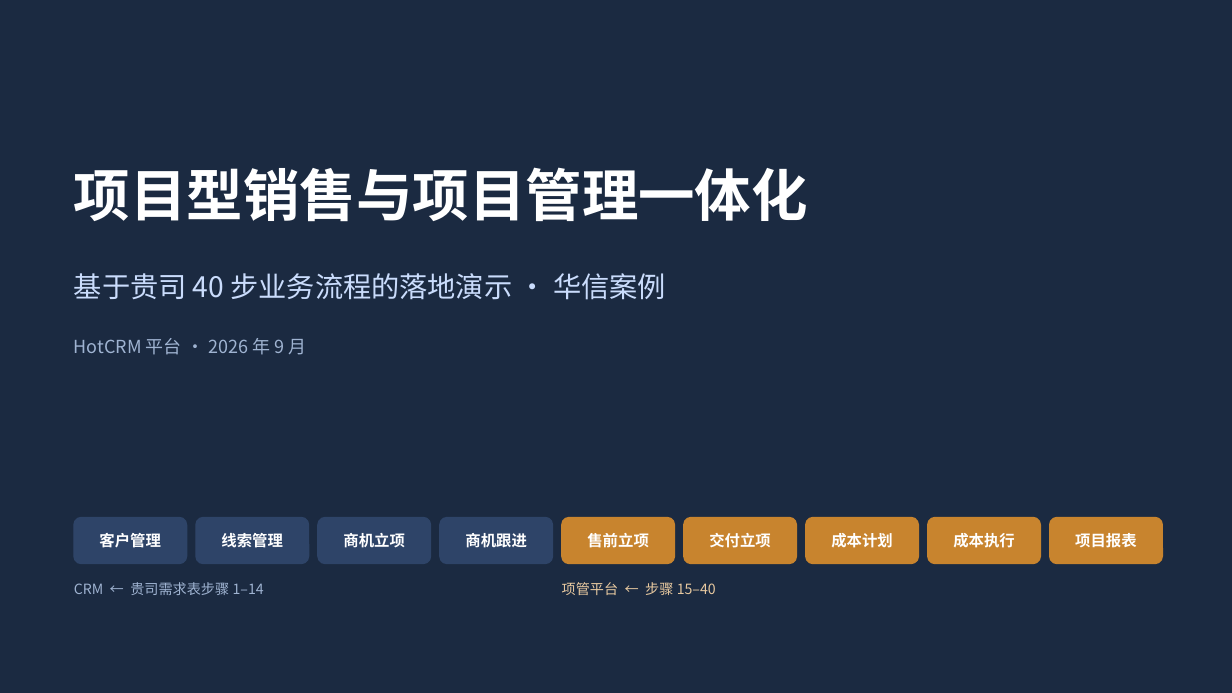
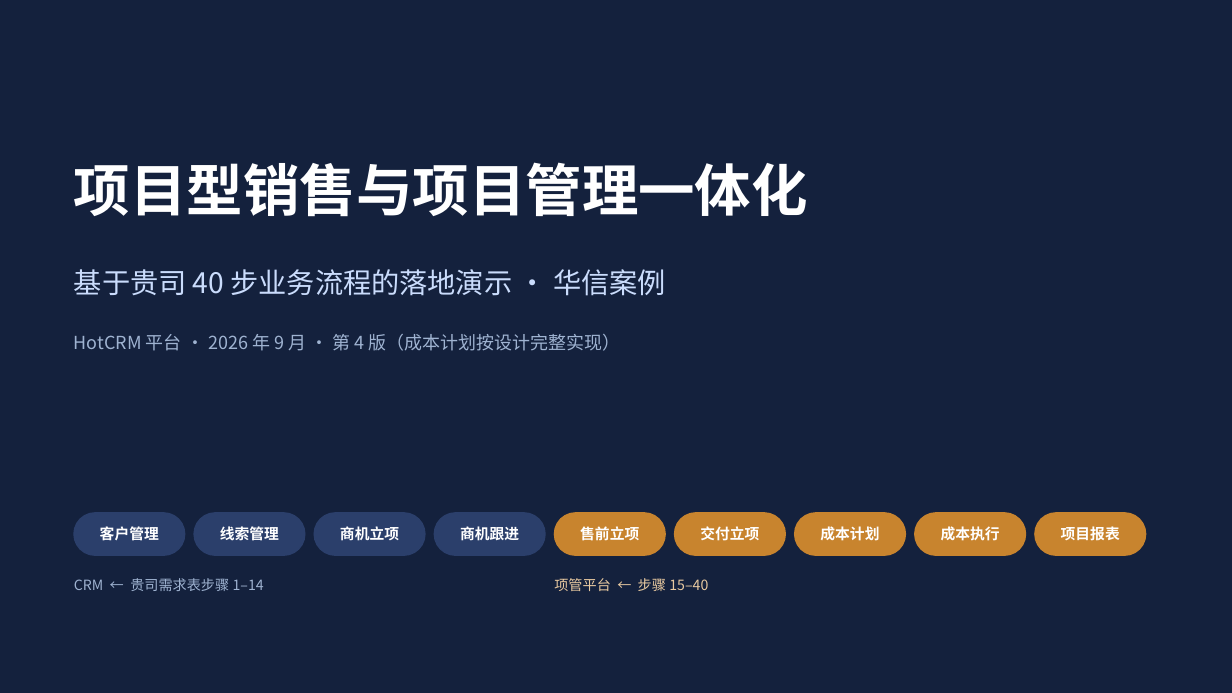
Before and after one commit to sunhaolin/hotcrm, a slide deck: slide 1 of docs/demo/psa-presales/客户汇报-华信案例.pptx. Drawn at 1232x693 pixels with LibreOffice and Linux fonts; fonts in the diff are those of the drawing. Boxes give left, top, right and bottom in pixels: in the first picture for what was removed or moved away, otherwise in the second. Text is boxed around its words. In the diff, an @@ line names an element or a change of style, - is before the commit and + after.

```diff
--- a/docs/demo/psa-presales/客户汇报-华信案例.pptx
+++ b/docs/demo/psa-presales/客户汇报-华信案例.pptx
@@ background #1B2A41 to #14213D @@
@@ text at box(74, 334, 620, 351): text changed @@
-HotCRM 平台 · 2026 年 9 月
+HotCRM 平台 · 2026 年 9 月 · 第 4 版（成本计划按设计完整实现）
@@ rounded rectangle: place and size @@
-rounded rectangle at box(74, 518, 187, 564)
+rounded rectangle at box(74, 513, 185, 555)
@@ rounded rectangle: place and size @@
-rounded rectangle at box(196, 518, 309, 564)
+rounded rectangle at box(194, 513, 305, 555)
@@ rounded rectangle: place and size @@
-rounded rectangle at box(318, 518, 431, 564)
+rounded rectangle at box(314, 513, 425, 555)
@@ fill #2E4468 to #2B3F6B; outline #2E4468 1 pt to #2B3F6B 1 pt; proportions changed in 4 elements at box(74, 513, 185, 555), box(194, 513, 305, 555), box(314, 513, 425, 555), box(434, 513, 545, 555) @@
@@ rounded rectangle: place and size @@
-rounded rectangle at box(440, 518, 553, 564)
+rounded rectangle at box(434, 513, 545, 555)
@@ text "售前立项": place and size @@
-text "售前立项" at box(587, 533, 649, 548)
+text "售前立项" at box(580, 526, 639, 541)
@@ rounded rectangle: place and size @@
-rounded rectangle at box(562, 518, 675, 564)
+rounded rectangle at box(555, 513, 665, 555)
@@ text "交付立项": place and size @@
-text "交付立项" at box(709, 533, 771, 548)
+text "交付立项" at box(700, 526, 759, 541)
@@ rounded rectangle: place and size @@
-rounded rectangle at box(684, 518, 797, 564)
+rounded rectangle at box(675, 513, 786, 555)
@@ text "成本计划": place and size @@
-text "成本计划" at box(831, 533, 893, 548)
+text "成本计划" at box(820, 526, 879, 541)
@@ rounded rectangle: place and size @@
-rounded rectangle at box(806, 518, 919, 564)
+rounded rectangle at box(795, 513, 906, 555)
@@ text "成本执行": place and size @@
-text "成本执行" at box(953, 533, 1015, 548)
+text "成本执行" at box(941, 526, 1000, 541)
@@ rounded rectangle: place and size @@
-rounded rectangle at box(928, 518, 1041, 564)
+rounded rectangle at box(915, 513, 1026, 555)
@@ size 12 to 11.5 pt in 9 elements at box(100, 526, 159, 541), box(220, 525, 279, 544), box(340, 526, 399, 541), box(460, 526, 519, 540), box(580, 526, 639, 541), box(700, 526, 759, 541), box(820, 526, 879, 541), box(941, 526, 1000, 541), box(1061, 526, 1120, 540) @@
@@ text "项目报表": place and size @@
-text "项目报表" at box(1075, 533, 1137, 547)
+text "项目报表" at box(1061, 526, 1120, 540)
@@ proportions changed in 5 elements at box(555, 513, 665, 555), box(675, 513, 786, 555), box(795, 513, 906, 555), box(915, 513, 1026, 555), box(1035, 513, 1146, 555) @@
@@ rounded rectangle: place and size @@
-rounded rectangle at box(1050, 518, 1163, 564)
+rounded rectangle at box(1035, 513, 1146, 555)
@@ 3 texts: place and size @@
-3 texts at box(74, 167, 808, 595)
+3 texts at box(74, 162, 808, 591)
@@ text "项管平台 ← 步骤 15–40": place and size @@
-text "项管平台 ← 步骤 15–40" at box(562, 582, 716, 595)
+text "项管平台 ← 步骤 15–40" at box(554, 578, 708, 591)
```
Also in this commit, not shown: 31 other slides changed, 3 slides added, 49 other files.
